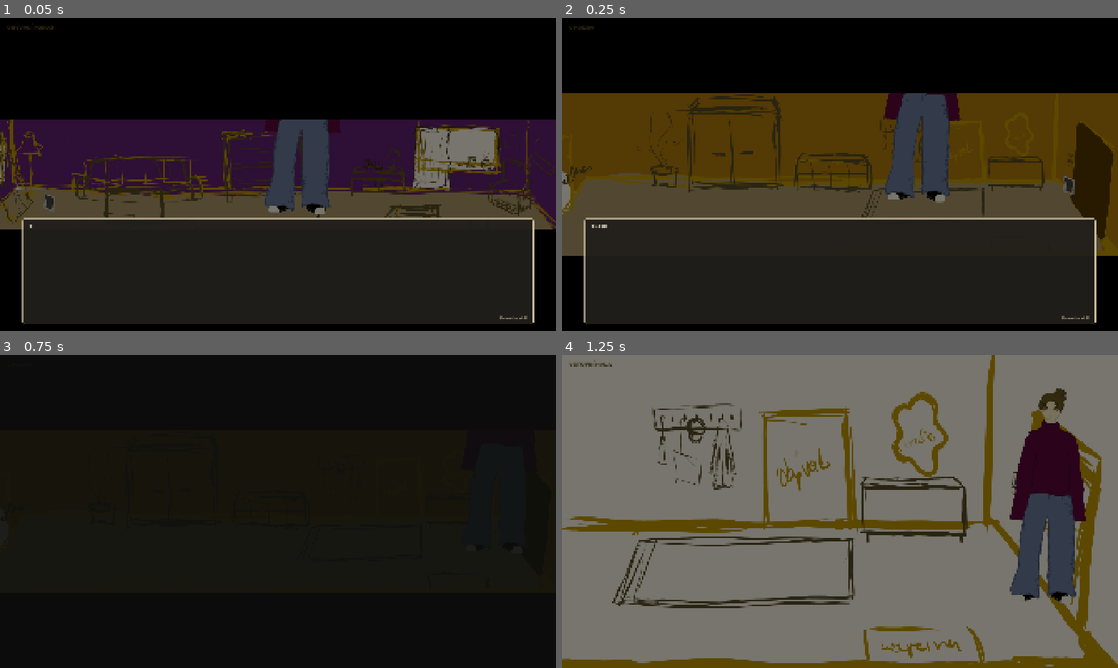
Above: before the commit, frames 1-4 (two rows, left to right).
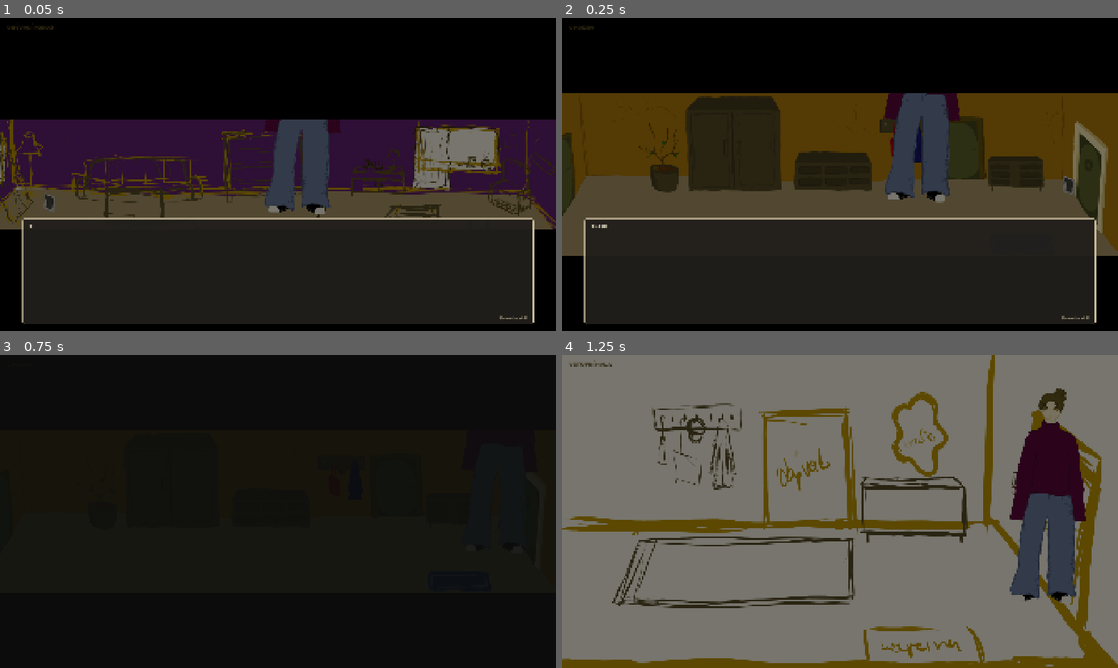
Above: after the commit, the same moments.

Repository: Sprotex/bechyne-game-jam-2026
Game: Godot game, scene res://scenes/testing/refactor_verification.tscn
Two runs of this game, one before a commit and one after it. Both use one fixed random seed, a clock stepped at 60 frames per second and the inputs below. This scene is started directly instead of the project's main scene. Sound files missing from this copy of the repository are replaced by a short silence.
Inputs:
- Up to frame 1 (0.05 s): no input
- Up to frame 2 (0.25 s): no input
- Up to frame 3 (0.75 s): tap Enter at 0.5 s; hold D (move_right) from 0.53 s (still down); hold E (interact) from 0.53 s (still down)
- Up to frame 4 (1.25 s): keep holding D (move_right); keep holding E (interact)

Frame 1 is identical in both runs. In frame 2, 10% of the frame differs, in the area x 0-100%, y 24-76%; in frame 3, less than 0.1%; in frame 4, nothing differs.

Commit message:
Update hall artwork and collisions; keep pickup hints unscaled

Diff:
--- a/scenes/rooms/collisions/hall_collisions.tscn
+++ b/scenes/rooms/collisions/hall_collisions.tscn
@@ -1,16 +1,16 @@
 [gd_scene format=3]
 
 [sub_resource type="ConvexPolygonShape2D" id="HallClosetFootprint"]
-points = PackedVector2Array(498, 234, 828, 234, 845, 320, 490, 326)
+points = PackedVector2Array(510, 280, 833, 280, 840, 331, 685, 339, 520, 337)
 
 [sub_resource type="ConvexPolygonShape2D" id="HallChestFootprint"]
-points = PackedVector2Array(890, 258, 1145, 250, 1150, 321, 895, 332)
+points = PackedVector2Array(884, 280, 1145, 280, 1150, 335, 1020, 339, 882, 333)
 
-[sub_resource type="RectangleShape2D" id="HallConsole"]
-size = Vector2(250, 85)
+[sub_resource type="ConvexPolygonShape2D" id="HallConsole"]
+points = PackedVector2Array(1552, 278, 1740, 278, 1746, 325, 1739, 343, 1565, 339, 1555, 322)
 
 [sub_resource type="ConvexPolygonShape2D" id="HallPlantFootprint"]
-points = PackedVector2Array(390, 245, 475, 246, 490, 305, 480, 326, 390, 321, 382, 275)
+points = PackedVector2Array(385, 282, 481, 282, 486, 319, 470, 339, 420, 343, 389, 327)
 
 [node name="FurnitureCollisions" type="StaticBody2D"]
 
@@ -21,7 +21,6 @@
 shape = SubResource("HallChestFootprint")
 
 [node name="ConsoleCollision" type="CollisionShape2D" parent="."]
-position = Vector2(1640, 300)
 shape = SubResource("HallConsole")
 
 [node name="PlantCollision" type="CollisionShape2D" parent="."]
--- a/scenes/rooms/hall.tscn
+++ b/scenes/rooms/hall.tscn
@@ -11,7 +11,7 @@
 script = ExtResource("1_room")
 room_title = "CHODBA"
 room_color = Color(0.84706, 0.78039, 0.71765, 1)
-walkable_outline = PackedVector2Array(145, 298, 1855, 298, 2000, 563, 0, 563)
+walkable_outline = PackedVector2Array(165, 285, 1805, 298, 2000, 550, 2000, 563, 0, 563, 0, 540)
 
 [node name="FloorFill" type="Polygon2D" parent="."]
 z_index = -2
--- a/scripts/objects/persistent_pickup.gd
+++ b/scripts/objects/persistent_pickup.gd
@@ -24,6 +24,8 @@
 	hint.add_theme_constant_override("outline_size", 3)
 	hint.hide()
 	add_child(hint)
+	hint.set_as_top_level(true)
+	hint.global_position = global_position + Vector2(-60, -48)
 	if level != null and level.has_flag(item_id):
 		_hide_pickup()
 	queue_redraw()
@@ -33,6 +35,7 @@
 	if not nearby or item_id.is_empty() or level == null or not level.player_controls_enabled() or not event.is_action_pressed("interact"):
 		return
 	level.set_flag(item_id)
+	EventBus.request_audio(&"key" if item_id == "item.key" else &"pickup")
 	_hide_pickup()
 	if not pickup_message.is_empty():
 		level.dialog_manager.show_dialog([pickup_message])
Binary file changed: assets/gfx/chodba.png
